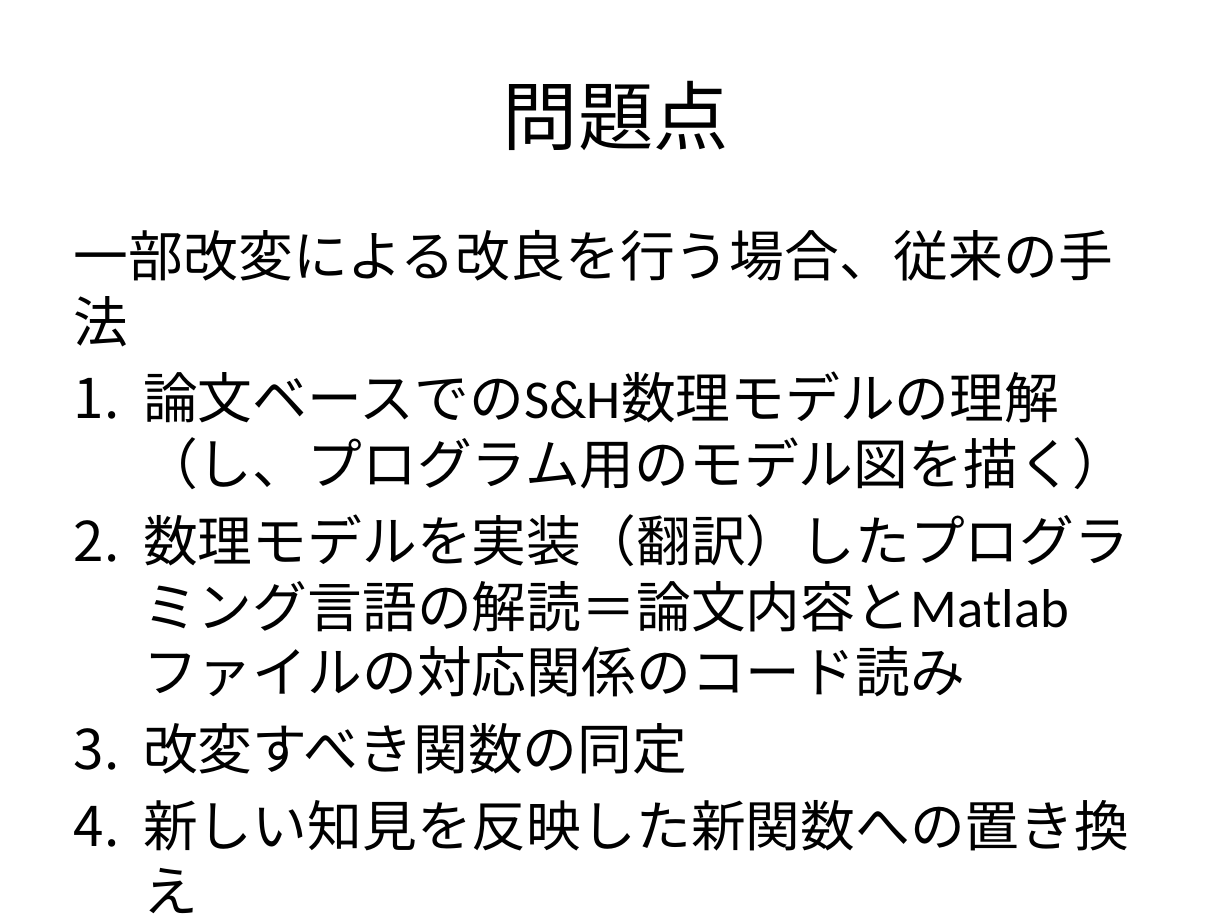
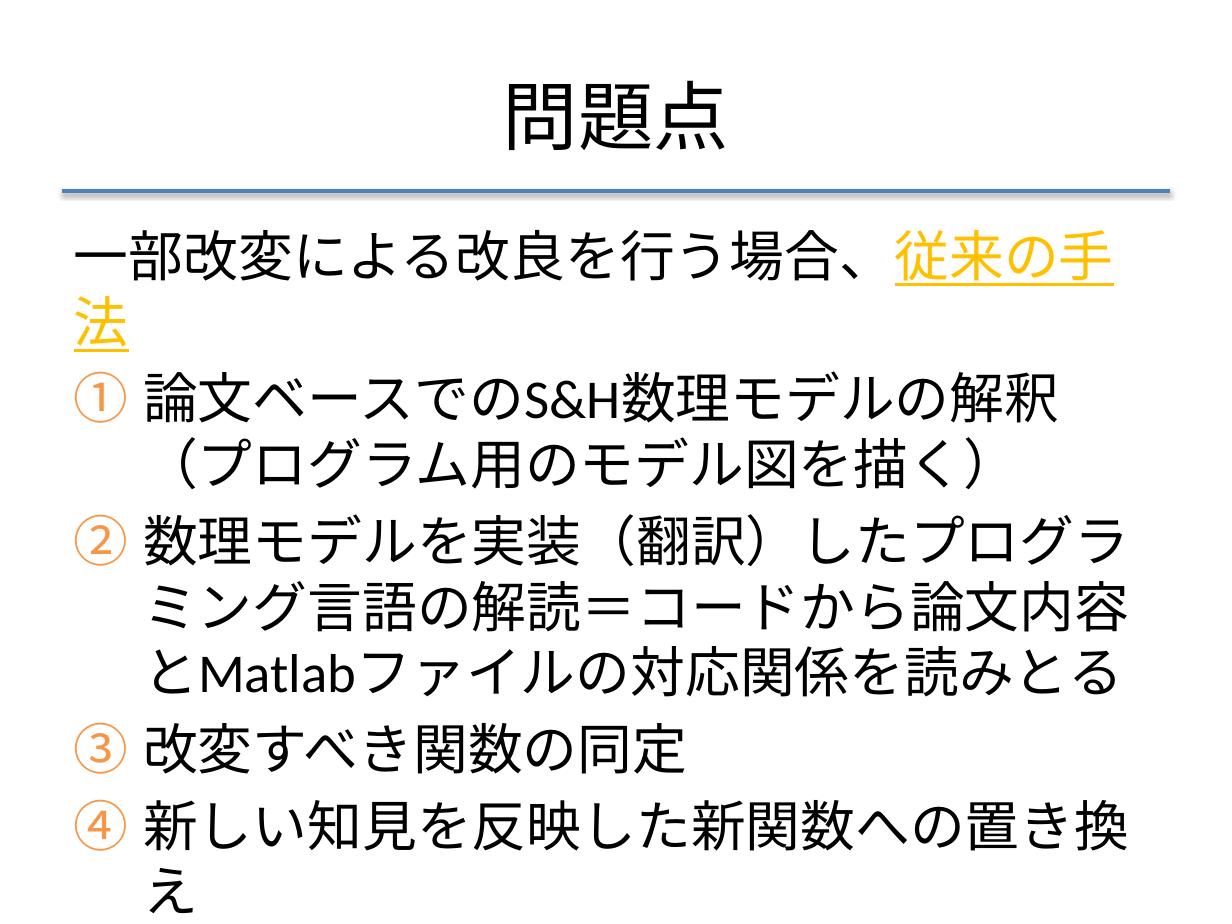
Before and after one commit to f-akazawa/akaz_uecdevelop, a slide deck: slide 8 of doc/中間発表資料.pptx (slide 7 before the commit). Drawn at 1232x924 pixels with LibreOffice and Linux fonts; fonts in the diff are those of the drawing. Boxes give left, top, right and bottom in pixels: in the first picture for what was removed or moved away, otherwise in the second. Text is boxed around its words. In the diff, an @@ line names an element or a change of style, - is before the commit and + after.

```diff
--- a/doc/中間発表資料.pptx
+++ b/doc/中間発表資料.pptx
@@ line added from (62, 191) to (1170, 191), #4F81BD 2 pt @@
@@ text at (x1=74, y1=230, x2=1129, y2=851): text colour #000000 to #FFC000, underline on in "一部改変による改良を行う場合、従来の手法"; bullet 1. to circleNumDbPlain @@
@@ text at (x1=143, y1=371, x2=1129, y2=697): text changed @@
-1. 論文ベースでのS&H数理モデルの理解（し、プログラム用のモデル図を描く）
-2. 数理モデルを実装（翻訳）したプログラミング言語の解読＝論文内容とMatlabファイルの対応関係のコード読み
+1. 論文ベースでのS&H数理モデルの解釈（プログラム用のモデル図を描く）
+2. 数理モデルを実装（翻訳）したプログラミング言語の解読＝コードから論文内容とMatlabファイルの対応関係を読みとる
```
Also in this commit, not shown: 17 other slides changed, 1 slide added.
